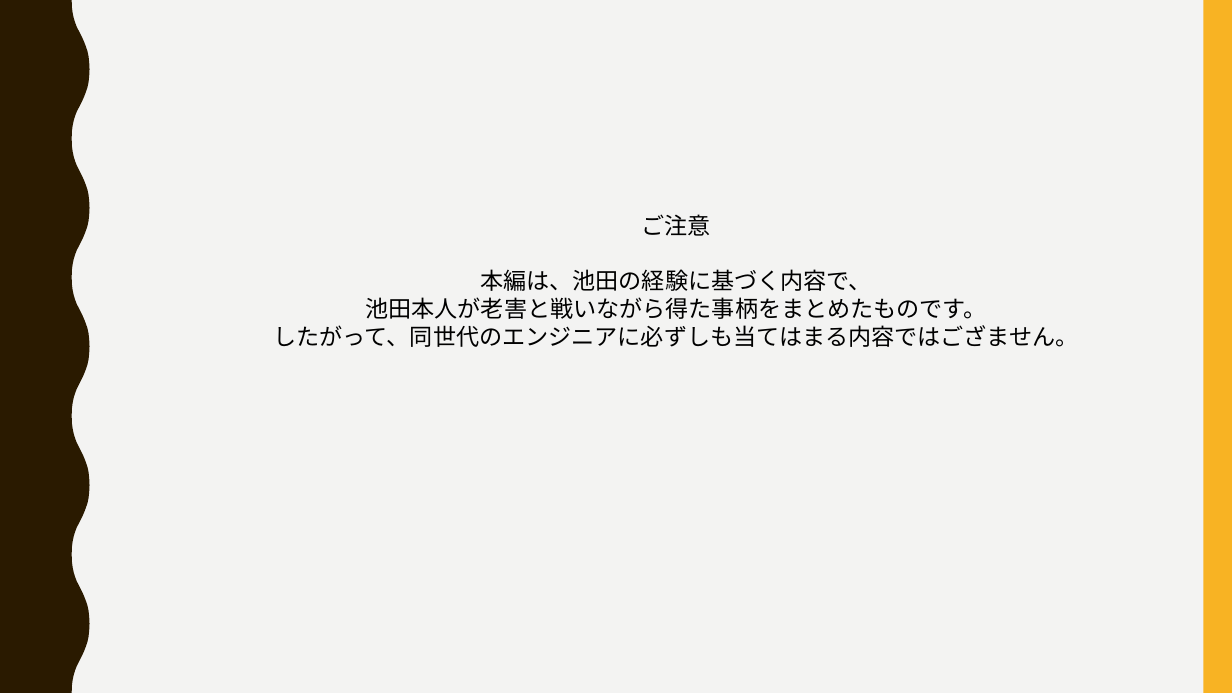
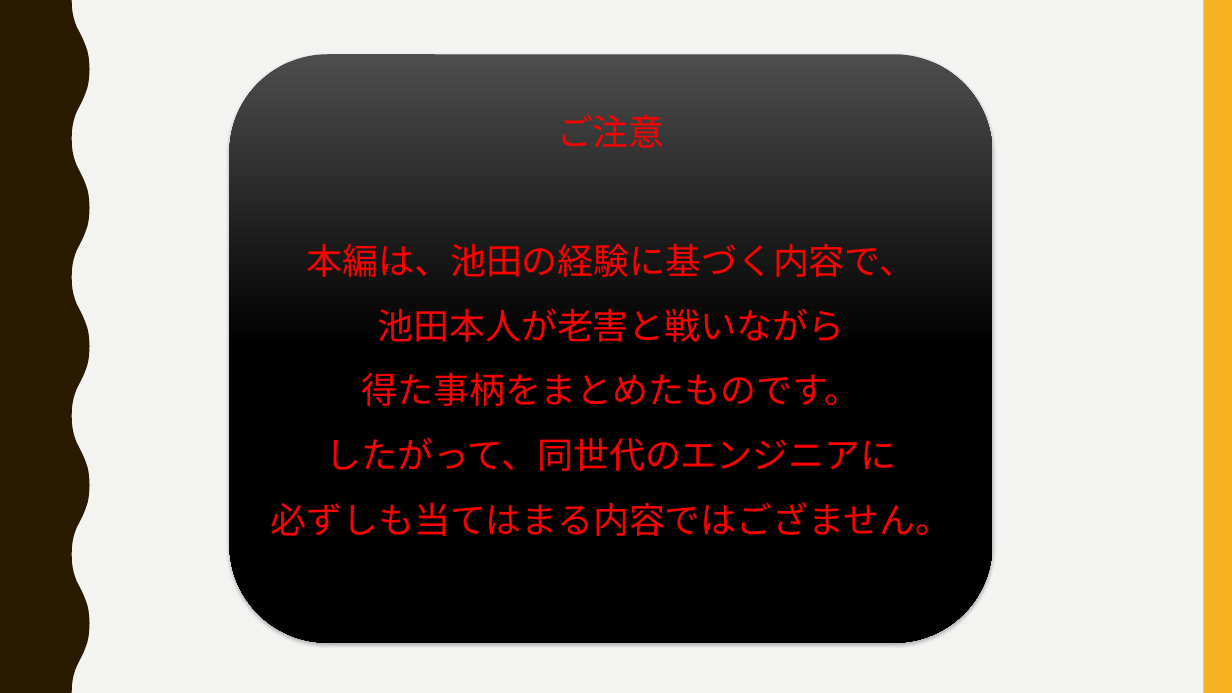
Before and after one commit to ssa-study/documents, a slide deck: slide 3 of HappyEngineer_part2.pptx. Drawn at 1232x693 pixels with LibreOffice and Linux fonts; fonts in the diff are those of the drawing. Boxes give left, top, right and bottom in pixels: in the first picture for what was removed or moved away, otherwise in the second. Text is boxed around its words. In the diff, an @@ line names an element or a change of style, - is before the commit and + after.

```diff
--- a/HappyEngineer_part2.pptx
+++ b/HappyEngineer_part2.pptx
@@ rounded rectangle "ご注意": place and size @@
-rounded rectangle "ご注意" at <box>274,214,1079,347</box>
+rounded rectangle "ご注意" at <box>229,55,993,643</box>
@@ rounded rectangle "ご注意" at <box>229,55,993,643</box>: fill none to gradient #4D4D4D to #000000; shadow on @@
@@ text in rounded rectangle at <box>307,115,916,277</box>: size 18 to 28 pt, font Calibri to Noto Sans CJK SC, text colour #000000 to #FF0000 in "ご注意", "本編は、池田の経験に基づく内容で、"; line spacing 1 to 1.5 @@
@@ text in rounded rectangle at <box>271,308,951,536</box>: text changed; size 18 to 28 pt; font Calibri to Noto Sans CJK SC; text colour #000000 to #FF0000 @@
-池田本人が老害と戦いながら得た事柄をまとめたものです。
-したがって、同世代のエンジニアに必ずしも当てはまる内容ではござません。
+池田本人が老害と戦いながら
+得た事柄をまとめたものです。
+したがって、同世代のエンジニアに
+必ずしも当てはまる内容ではござません。
```
Also in this commit, not shown: 2 other slides changed, 4 slides added, 2 other files.
